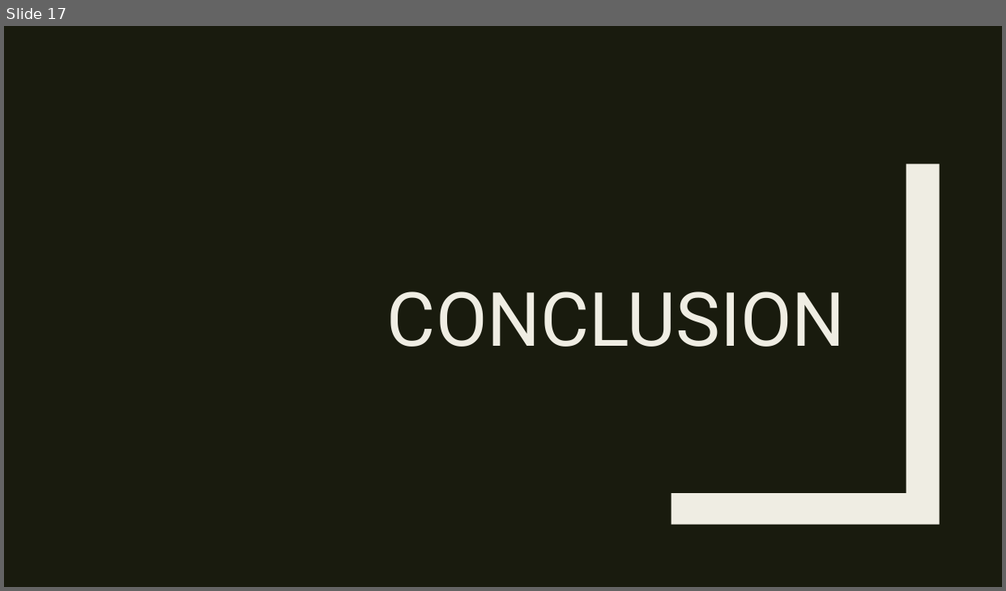
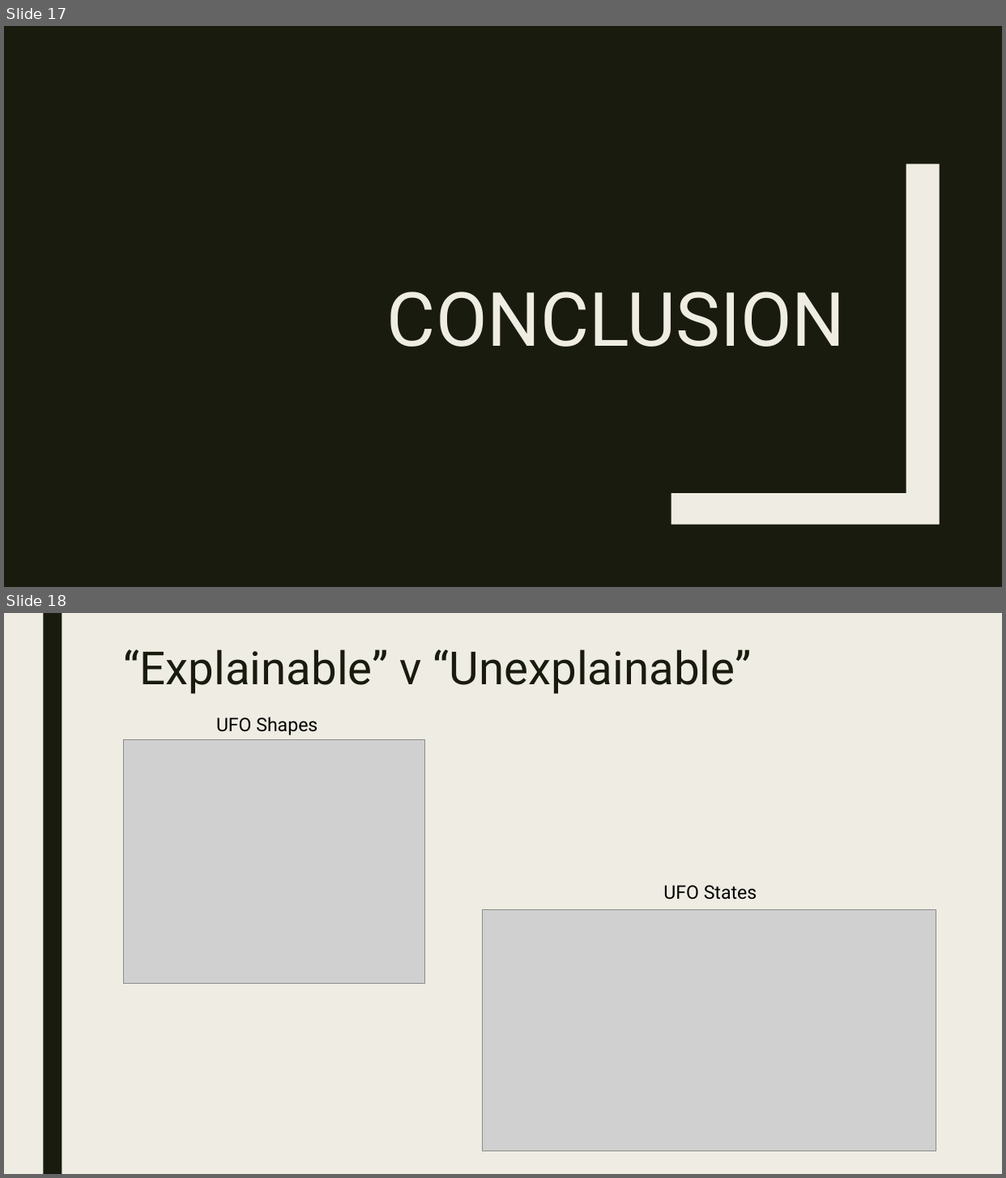
Before and after one commit to Preetikasri/UFO-Sightings-Analysis, a slide deck: ufo_presentation_v3.pptx. Shown one above the other, each under a label of ours: slide 17 before the commit, slides 17 and 18 after it. The pictures are 1006x591 and 1006x1178 pixels, drawn with LibreOffice and Linux fonts; fonts in the diff are those of the drawing; grey boxes stand for pictures. Boxes give left, top, right and bottom in pixels: in the first picture for what was removed or moved away, otherwise in the second. Text is boxed around its words. In the diff, an @@ line names an element or a change of style, - is before the commit and + after.

```diff
--- a/ufo_presentation_v3.pptx
+++ b/ufo_presentation_v3.pptx
@@ slide 18 added at box(4, 613, 1002, 1174), background #EFEDE3 @@
@@ rectangle added at box(43, 613, 62, 1174), fill #191B0E @@
@@ title added at box(124, 649, 751, 694), 44 pt, text #191B0E @@
+“Explainable” v “Unexplainable”
@@ text added at box(216, 717, 317, 735), 18 pt, text #000000 @@
+UFO Shapes
@@ picture added at box(124, 740, 425, 984) @@
@@ text added at box(663, 885, 756, 900), 18 pt, text #000000 @@
+UFO States
@@ picture added at box(483, 910, 937, 1152) @@
```
Also in this commit, not shown: 3 slides changed.
